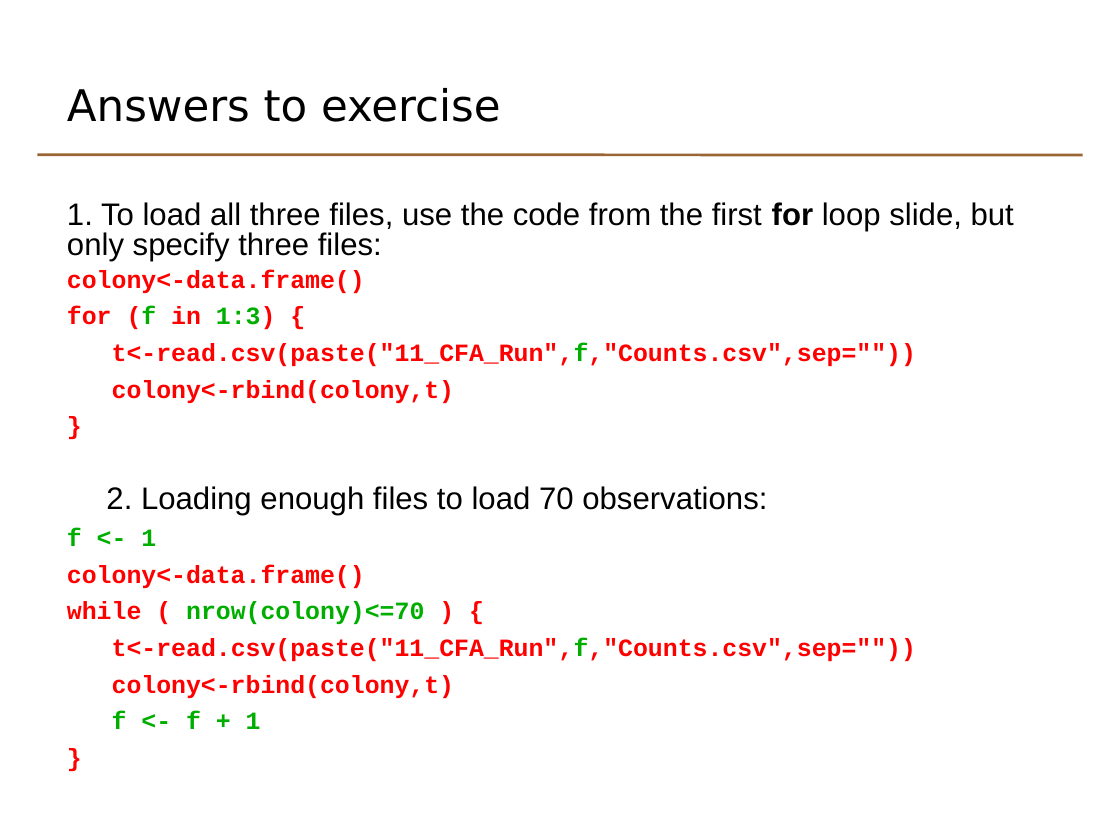
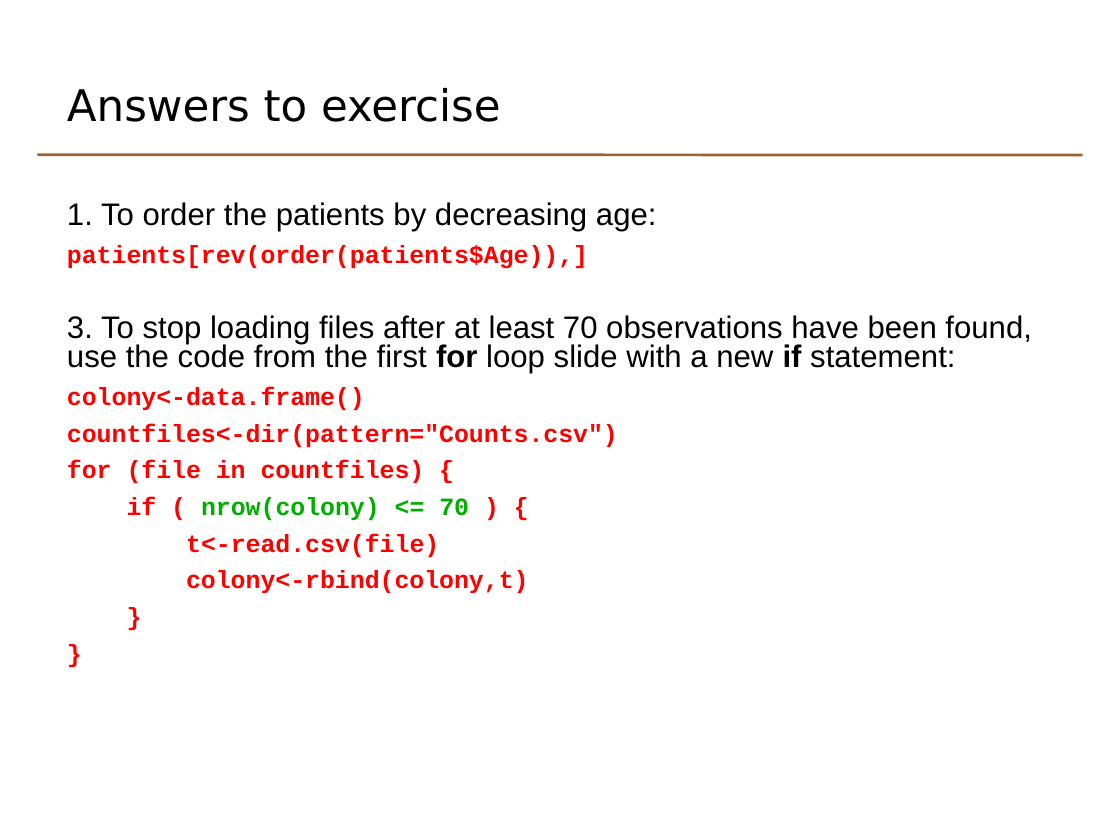
Before and after one commit to lgatto/TeachingMaterial, a slide deck: slide 15 of odp/basicr_day1_4_programming_techniques.odp (slide 11 before the commit). Drawn at 1120x840 pixels with LibreOffice and Linux fonts; fonts in the diff are those of the drawing. Boxes give left, top, right and bottom in pixels: in the first picture for what was removed or moved away, otherwise in the second. Text is boxed around its words. In the diff, an @@ line names an element or a change of style, - is before the commit and + after.

Commit message:
Add genome size exercise to introduction; explain character vectors; return list example; shift source instruction for patients dataframe; rewrite programming techniques section; add model formula explanation

```diff
--- a/odp/basicr_day1_4_programming_techniques.odp
+++ b/odp/basicr_day1_4_programming_techniques.odp
@@ text at [67, 202, 1032, 374]: text changed @@
-1. To load all three files, use the code from the first for loop slide, but only specify three files:
+1. To order the patients by decreasing age:
+patients[rev(order(patients$Age)),]
+3. To stop loading files after at least 70 observations have been found, use the code from the first for loop slide with a new if statement:
@@ text at [67, 387, 365, 410]: indent changed; line spacing 0.8 to 1.02; less space between paragraphs @@
@@ text at [67, 424, 618, 557]: text changed @@
-for (f in 1:3) {
-t<-read.csv(paste("11_CFA_Run",f,"Counts.csv",sep=""))
+countfiles<-dir(pattern="Counts.csv")
+for (file in countfiles) {
+if ( nrow(colony) <= 70 ) {
+t<-read.csv(file)
@@ text at [67, 486, 916, 729]: paragraphs removed @@
-2. Loading enough files to load 70 observations:
-f <- 1
-colony<-data.frame()
-while ( nrow(colony)<=70 ) {
-t<-read.csv(paste("11_CFA_Run",f,"Counts.csv",sep=""))
-colony<-rbind(colony,t)
-f <- f + 1
```
Also in this commit, not shown: 4 other slides changed, 6 slides added, 2 slides removed, 9 other files.
